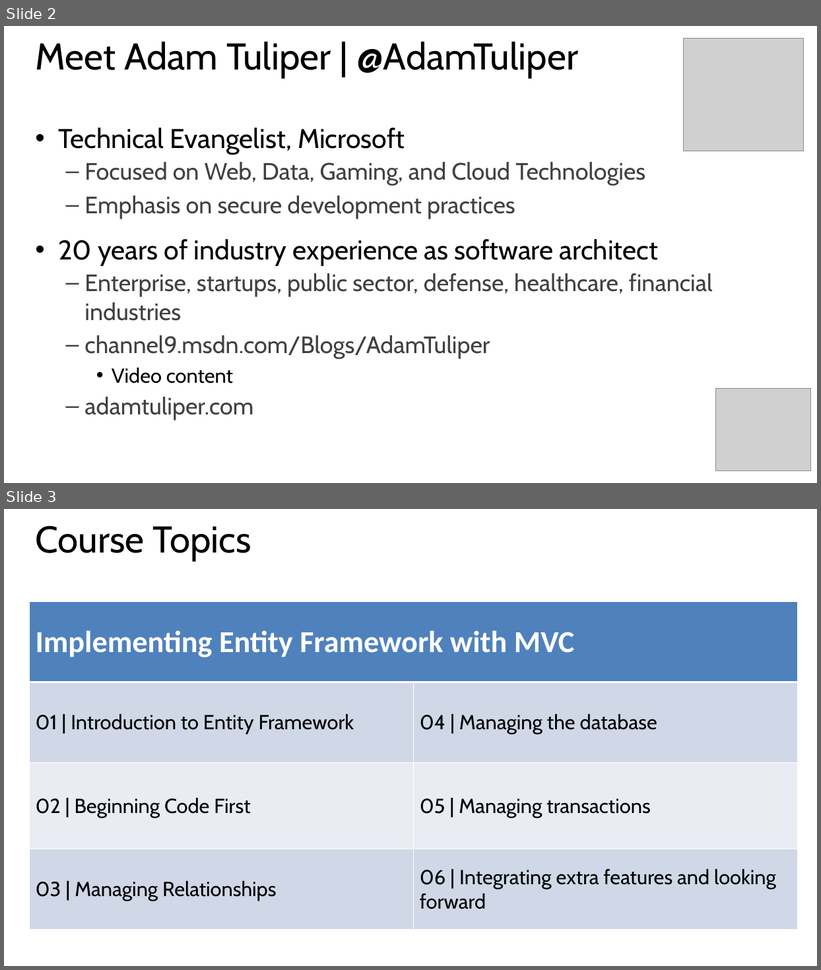
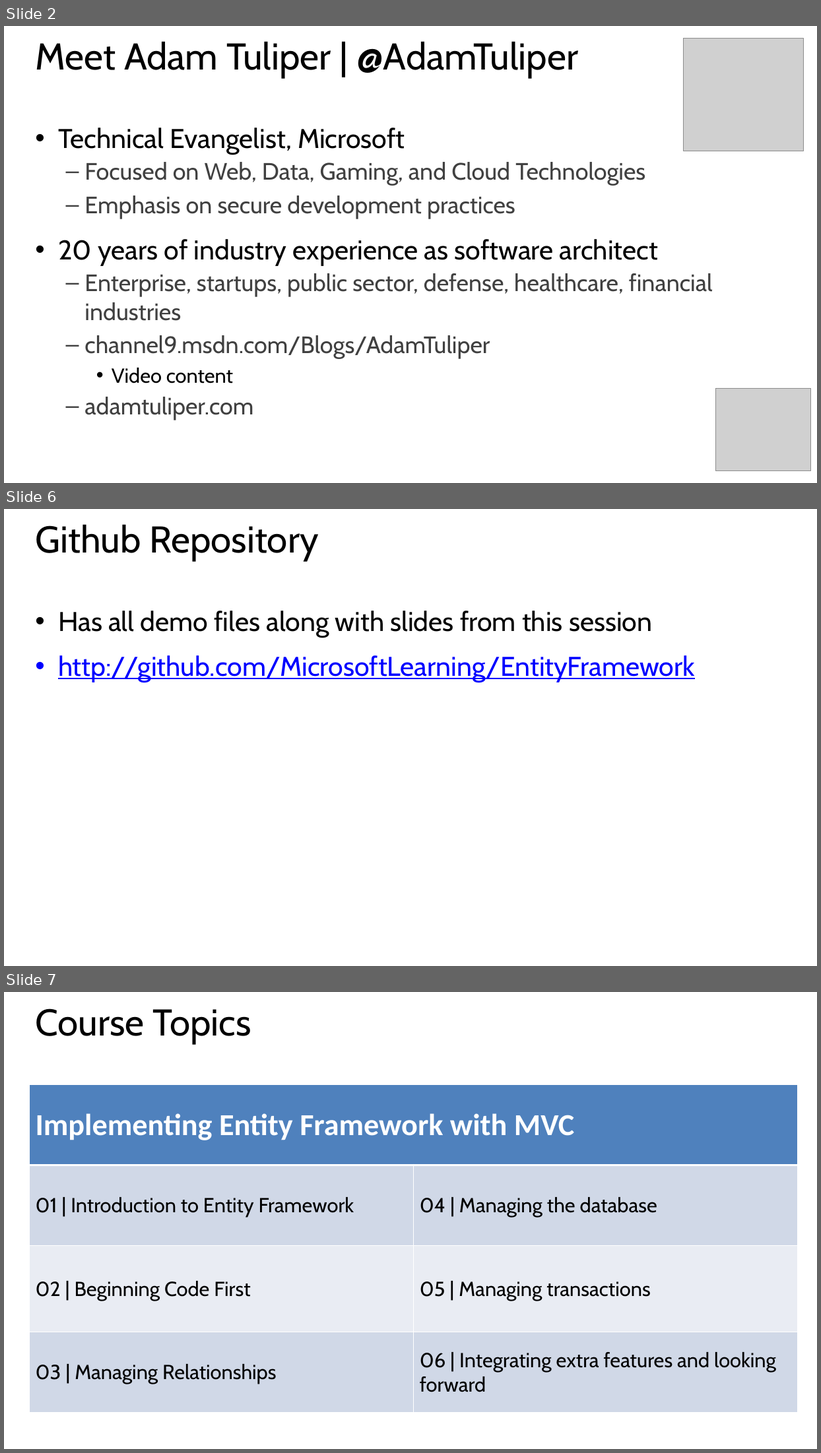
Before and after one commit to xuemiantao/EntityFramework, a slide deck: Slides/01 - Introduction to Entity Framework.pptx. Shown one above the other, each under a label of ours: slides 2 and 3 before the commit, slides 2, 6 and 7 after it; the slides between them are not shown. The pictures are 821x970 and 821x1453 pixels, drawn with LibreOffice and Linux fonts; fonts in the diff are those of the drawing; grey boxes stand for pictures. Boxes give left, top, right and bottom in pixels: in the first picture for what was removed or moved away, otherwise in the second. Text is boxed around its words. In the diff, an @@ line names an element or a change of style, - is before the commit and + after.

```diff
--- a/Slides/01 - Introduction to Entity Framework.pptx
+++ b/Slides/01 - Introduction to Entity Framework.pptx
@@ slide 6 added at <box>4,509,817,966</box>, background #FFFFFF @@
@@ title added at <box>36,524,318,561</box>, 44 pt, text #000000 @@
+Github Repository
@@ text added at <box>58,611,695,683</box>, 32 pt, text #0000FF, underline @@
+• Has all demo files along with slides from this session
+• http://github.com/MicrosoftLearning/EntityFramework
@@ what was slide 3 is now slide 7 @@
```
Also in this commit, not shown: 3 other slides added.
